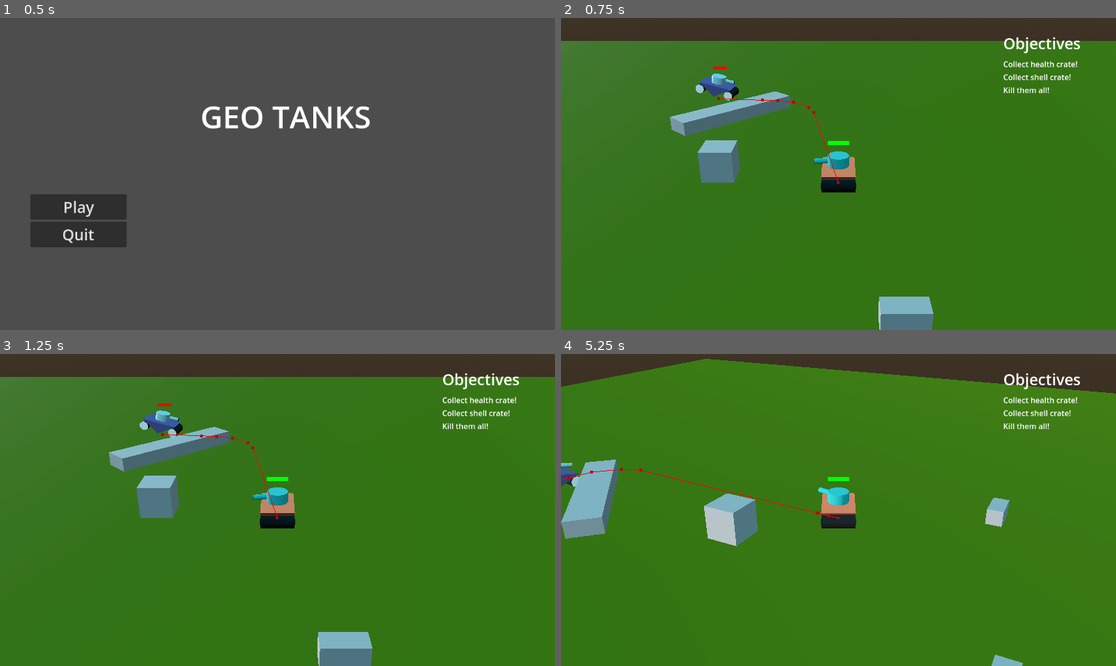
Above: before the commit, frames 1-4 (two rows, left to right).
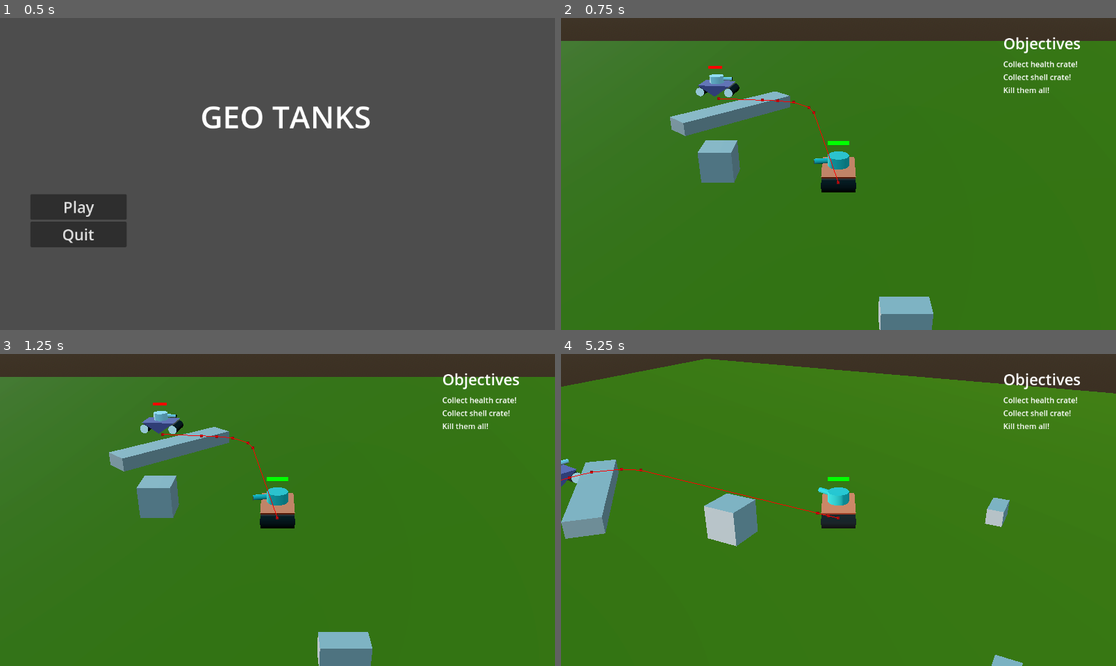
Above: after the commit, the same moments.

Repository: basavarajMHubli/GeoTanks
Game: Godot game, scene res://scenes/main_menu.tscn
Two runs of this game, one before a commit and one after it. Both use one fixed random seed, a clock stepped at 60 frames per second and the inputs below.
Inputs (mouse positions are in pixels of both pictures, inside the frame that each line leads up to):
- Up to frame 1 (0.5 s): no input
- Up to frame 2 (0.75 s): click "Play" at 0.5 s
- Up to frame 3 (1.25 s): no input
- Up to frame 4 (5.25 s): move the mouse to (960, 494) at 1.27 s; hold D (turn_right) 1.28-2.03 s; click (960, 494) at 1.35 s; move the mouse to (727, 525) at 2.02 s; hold S (move_backward) 2.03-2.78 s; tap E (interact) at 2.1, 3.6, 5.1 s; move the mouse to (894, 441) at 2.77 s; hold D (turn_right) 2.78-3.53 s; click (894, 441) at 2.85 s; move the mouse to (810, 572) at 3.52 s; hold W (move_forward) 3.53-4.28 s; move the mouse to (1005, 556) at 4.27 s; hold A (turn_left) from 4.28 s (still down); click (1005, 556) at 4.35 s; move the mouse to (672, 463) at 5.02 s

Frame 1 is identical in both runs. In frame 2, 0.3% of the frame differs, in the area x 24-33%, y 15-27%; in frame 3, 0.3%; in frame 4, 0.1%.

Commit message:
Proto: Refined enemy movement

Diff:
--- a/enemies/enemy_tank.gd
+++ b/enemies/enemy_tank.gd
@@ -36,6 +36,8 @@
 	var new_velocity = next_dir.normalized() * move_speed
 
 	if not curr_loc.is_equal_approx(next_loc):
+		# TODO: Re-check
+		next_loc.y = curr_loc.y
 		look_at(next_loc, Vector3.UP)
 
 	nav_agent.set_velocity(new_velocity)
